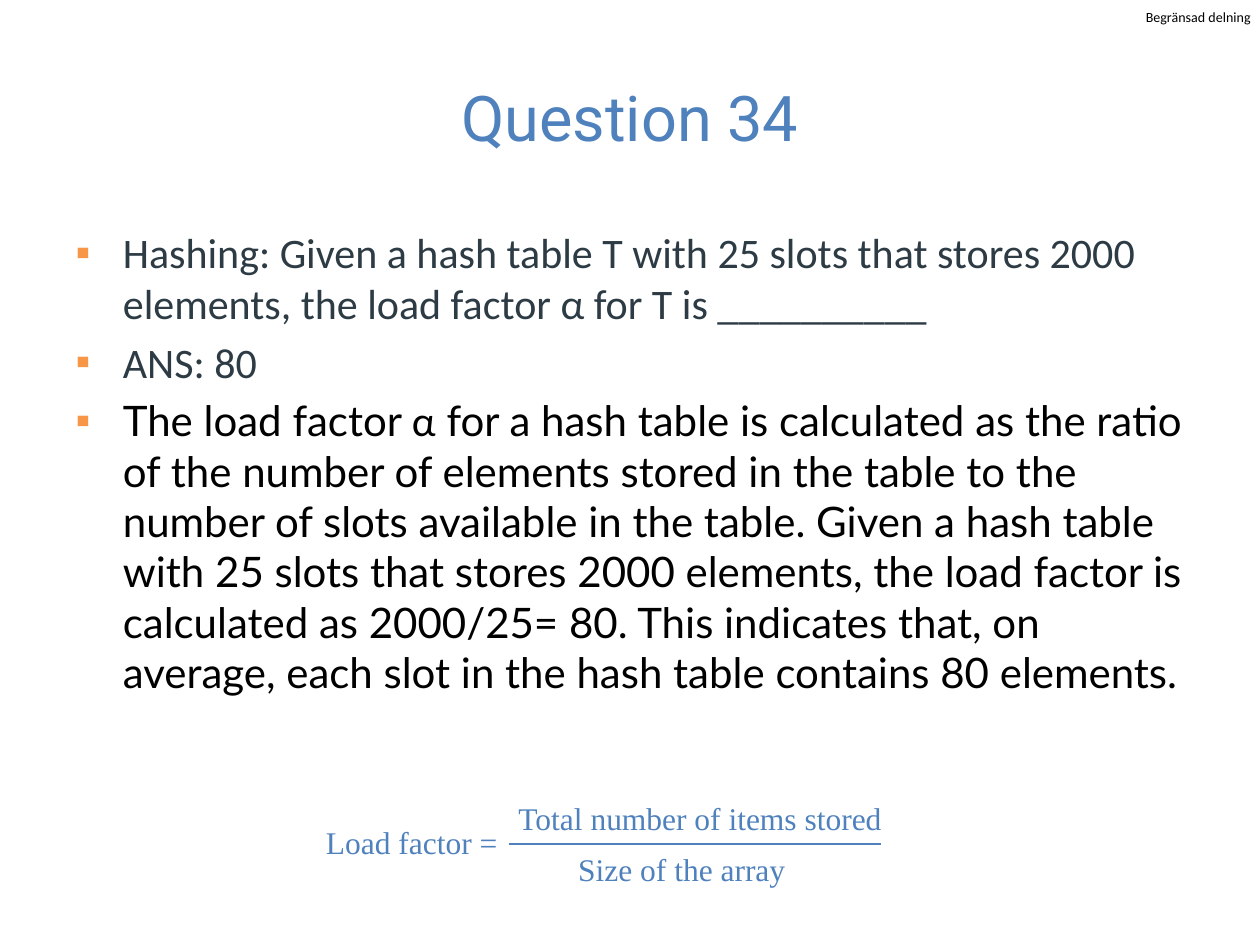
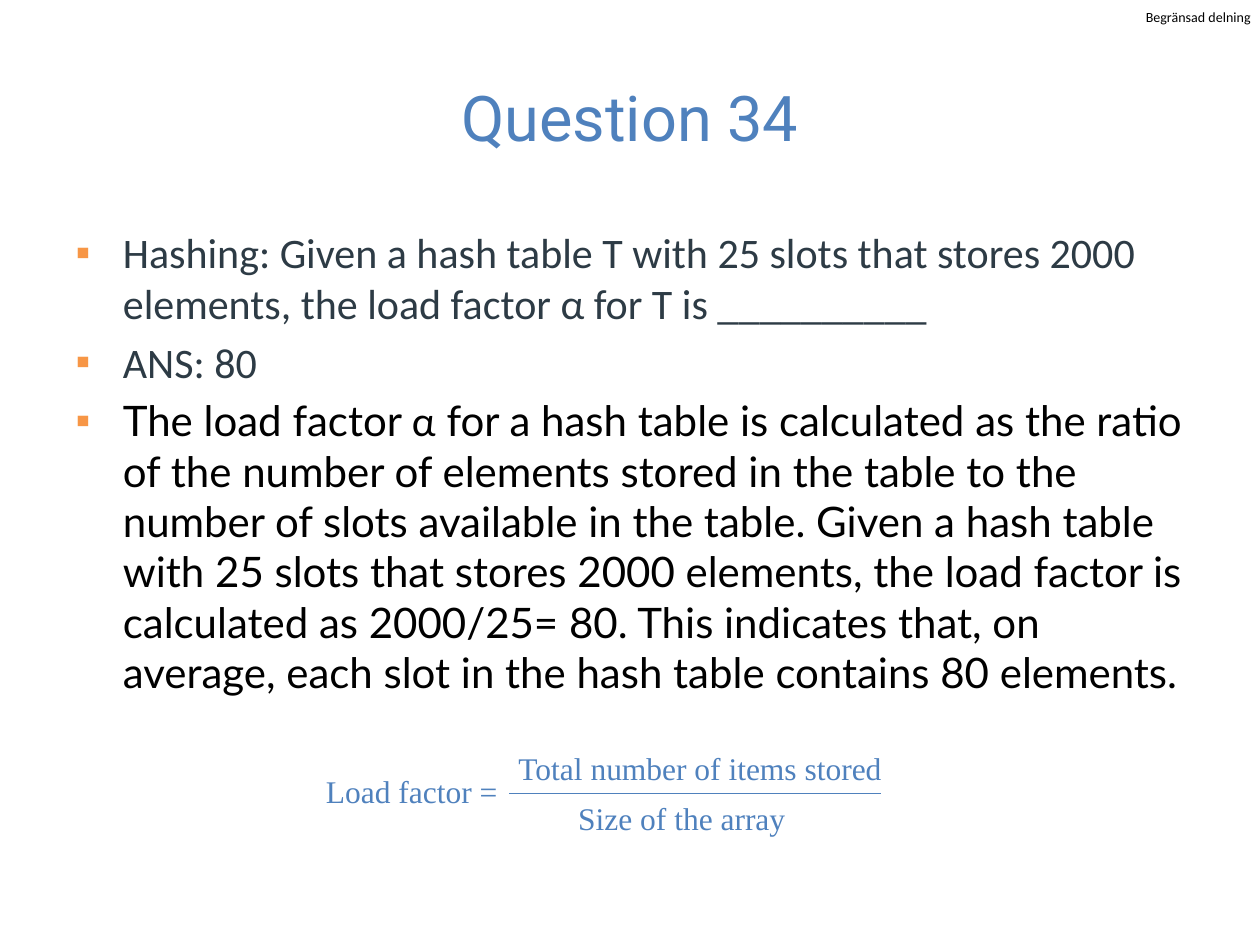
Before and after one commit to guhofstra/CSC111Fa25, a slide deck: slide 31 of PPTs/Quiz/MidtermExam2024.pptx (slide 30 before the commit). Drawn at 1260x945 pixels with LibreOffice and Linux fonts; fonts in the diff are those of the drawing. Boxes give left, top, right and bottom in pixels: in the first picture for what was removed or moved away, otherwise in the second. Text is boxed around its words. In the diff, an @@ line names an element or a change of style, - is before the commit and + after.

```diff
--- a/PPTs/Quiz/MidtermExam2024.pptx
+++ b/PPTs/Quiz/MidtermExam2024.pptx
@@ 3 texts, 1 line moved together from (x1=326, y1=808, x2=882, y2=888) to (x1=326, y1=758, x2=882, y2=837) @@
```
Also in this commit, not shown: 13 other slides changed, 2 slides added, 2 other files.
